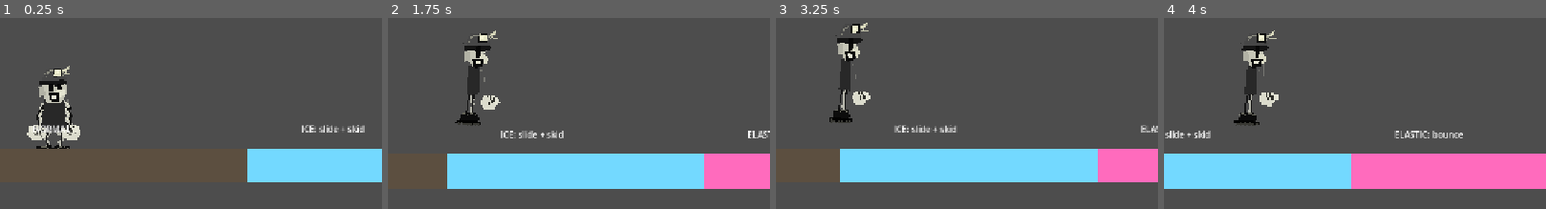
Above: before the commit, frames 1-4 (left to right).
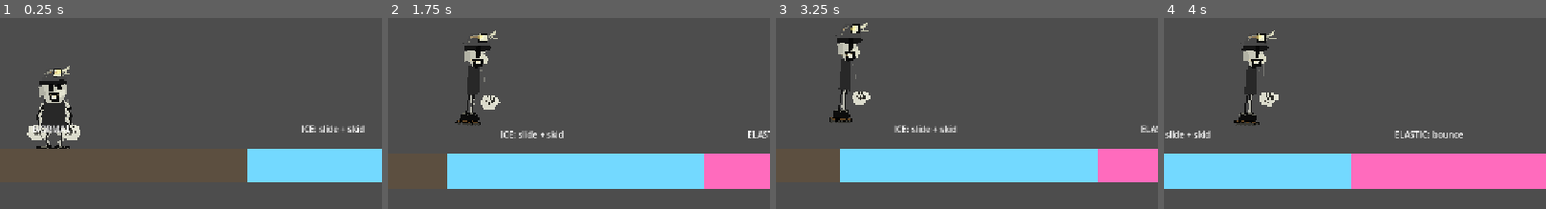
Above: after the commit, the same moments.

Repository: lseyesl/rubber-hose-animation
Game: Godot game, scene res://scenes/Main.tscn
Same seed, same stepped clock (60 frames per second), same inputs: the game is played once before the commit and once after it.
Inputs:
- Up to frame 1 (0.25 s): no input
- Up to frame 2 (1.75 s): hold D (move_right) from 0.53 s (still down); tap Space (jump) at 0.77, 1.52 s
- Up to frame 3 (3.25 s): release D (move_right) at 2.03 s; hold A (move_left) 2.03-2.78 s; hold D (move_right) from 2.78 s (still down); tap Space (jump) at 3.02 s
- Up to frame 4 (4 s): keep holding D (move_right); tap Space (jump) at 3.77 s
The pictures show only the part of the screen within x 30-80%, y 47-97%; the shares and areas given below are measured in that part.

The runs differ from the first frame. In frame 1, less than 0.1% of the frame differs, in the area x 9-20%, y 27-62%; in frame 2, less than 0.1%; in frame 3, less than 0.1%, in the area x 14-23%, y 4-54%; in frame 4, less than 0.1%.

Commit message:
Add player local decal sheet implementation
Ultraworked with [Sisyphus](https://github.com/code-yeongyu/oh-my-openagent)

Co-authored-by: Sisyphus <clio-agent@sisyphuslabs.ai>

Diff:
--- a/scenes/Player.tscn
+++ b/scenes/Player.tscn
@@ -54,6 +54,11 @@
 color = Color(0.92, 0.92, 0.82, 0.24)
 polygon = PackedVector2Array(-1, -2, 2, -1, 1, 2, -2, 1)
 
+[node name="DustFleckDecal" type="Polygon2D" parent="VisualRoot/FilmGrain"]
+position = Vector2(-4, -28)
+color = Color(0.95, 0.84, 0.46, 0.18)
+polygon = PackedVector2Array(-2, -1, 3, -2, 2, 2, -3, 1)
+
 [node name="VerticalScratch" type="Line2D" parent="VisualRoot/FilmGrain"]
 position = Vector2(26, -49)
 points = PackedVector2Array(0, 0, -1, 16, 1, 34, 0, 54)
@@ -213,6 +218,29 @@
 begin_cap_mode = 2
 end_cap_mode = 2
 
+[node name="LocalDecals" type="Node2D" parent="VisualRoot/FrontDeco"]
+
+[node name="LeftGlovePalmDecal" type="Line2D" parent="VisualRoot/FrontDeco/LocalDecals"]
+position = Vector2(-33, 32)
+points = PackedVector2Array(-9, 0, -2, 3, 5, 1, 10, 5)
+width = 1.2
+default_color = Color(0.12, 0.1, 0.08, 0.7)
+begin_cap_mode = 2
+end_cap_mode = 2
+
+[node name="RightGlovePalmDecal" type="Line2D" parent="VisualRoot/FrontDeco/LocalDecals"]
+position = Vector2(33, 32)
+points = PackedVector2Array(9, 0, 2, 3, -5, 1, -10, 5)
+width = 1.2
+default_color = Color(0.12, 0.1, 0.08, 0.7)
+begin_cap_mode = 2
+end_cap_mode = 2
+
+[node name="OverallPatchDecal" type="Polygon2D" parent="VisualRoot/FrontDeco/LocalDecals"]
+position = Vector2(5, -1)
+color = Color(0.12, 0.2, 0.34, 0.55)
+polygon = PackedVector2Array(-4, -5, 5, -4, 4, 5, -5, 4)
+
 [node name="SideDeco" type="Node2D" parent="VisualRoot"]
 visible = false
 
@@ -281,6 +309,21 @@
 color = Color(0.9, 0.9, 0.82, 1)
 polygon = PackedVector2Array(-3, -3, 3, -3, 4, 3, -4, 3)
 
+[node name="LocalDecals" type="Node2D" parent="VisualRoot/SideDeco"]
+
+[node name="SideGlovePalmDecal" type="Line2D" parent="VisualRoot/SideDeco/LocalDecals"]
+position = Vector2(38, 32)
+points = PackedVector2Array(-8, 0, -1, 3, 7, 2)
+width = 1.2
+default_color = Color(0.12, 0.1, 0.08, 0.7)
+begin_cap_mode = 2
+end_cap_mode = 2
+
+[node name="SideOverallPatchDecal" type="Polygon2D" parent="VisualRoot/SideDeco/LocalDecals"]
+position = Vector2(3, -1)
+color = Color(0.12, 0.2, 0.34, 0.55)
+polygon = PackedVector2Array(-4, -5, 5, -4, 4, 5, -5, 4)
+
 [node name="LeftArm" type="Line2D" parent="VisualRoot"]
 position = Vector2(-18, -16)
 points = PackedVector2Array(0, 0, -16, 20, -12, 42)
@@ -343,6 +386,16 @@
 begin_cap_mode = 2
 end_cap_mode = 2
 
+[node name="LocalDecals" type="Node2D" parent="VisualRoot/LeftFoot"]
+
+[node name="LeftBootTreadDecal" type="Line2D" parent="VisualRoot/LeftFoot/LocalDecals"]
+position = Vector2(-3, 7)
+points = PackedVector2Array(-14, 0, -8, 2, -2, 0, 4, 2, 11, 0)
+width = 1.4
+default_color = Color(0.46, 0.32, 0.16, 0.82)
+begin_cap_mode = 2
+end_cap_mode = 2
+
 [node name="RightFoot" type="Polygon2D" parent="VisualRoot"]
 position = Vector2(15, 64)
 color = Color(0.05, 0.05, 0.05, 1)
@@ -369,6 +422,16 @@
 begin_cap_mode = 2
 end_cap_mode = 2
 
+[node name="LocalDecals" type="Node2D" parent="VisualRoot/RightFoot"]
+
+[node name="RightBootTreadDecal" type="Line2D" parent="VisualRoot/RightFoot/LocalDecals"]
+position = Vector2(3, 7)
+points = PackedVector2Array(14, 0, 8, 2, 2, 0, -4, 2, -11, 0)
+width = 1.4
+default_color = Color(0.46, 0.32, 0.16, 0.82)
+begin_cap_mode = 2
+end_cap_mode = 2
+
 [node name="Head" type="Polygon2D" parent="VisualRoot"]
 position = Vector2(0, -39)
 color = Color(0.78, 0.78, 0.72, 1)
@@ -481,3 +544,26 @@
 position = Vector2(15, 8)
 color = Color(0.9, 0.9, 0.82, 1)
 polygon = PackedVector2Array(-5, -4, 6, -5, 7, 4, -4, 6)
+
+[node name="LocalDecals" type="Node2D" parent="VisualRoot/Head"]
+
+[node name="HeadlampGlassDecal" type="Polygon2D" parent="VisualRoot/Head/LocalDecals"]
+position = Vector2(7, -27)
+color = Color(1, 0.94, 0.48, 0.5)
+polygon = PackedVector2Array(-4, -3, 5, -4, 6, 2, -5, 3)
+
+[node name="HelmetScratchDecal" type="Line2D" parent="VisualRoot/Head/LocalDecals"]
+position = Vector2(-3, -25)
+points = PackedVector2Array(-11, 0, -4, -2, 3, -1, 10, -3)
+width = 1.1
+default_color = Color(0.78, 0.62, 0.38, 0.55)
+begin_cap_mode = 2
+end_cap_mode = 2
+
+[node name="SmileExpressionDecal" type="Line2D" parent="VisualRoot/Head/LocalDecals"]
+position = Vector2(1, 13)
+points = PackedVector2Array(-10, -3, -2, 1, 8, -2)
+width = 1.3
+default_color = Color(0.98, 0.88, 0.62, 0.45)
+begin_cap_mode = 2
+end_cap_mode = 2
--- /dev/null
+++ b/scenes/ui/PlayerItemSheet.tscn
@@ -0,0 +1,54 @@
+[gd_scene load_steps=2 format=3]
+
+[ext_resource type="Texture2D" path="res://docs/assets/player_profile.png" id="1_profile"]
+
+[node name="PlayerItemSheet" type="Node2D"]
+
+[node name="Portrait" type="Sprite2D" parent="."]
+position = Vector2(0, 0)
+texture = ExtResource("1_profile")
+region_enabled = true
+region_rect = Rect2(0, 0, 540, 760)
+scale = Vector2(0.16, 0.16)
+
+[node name="HelmetIcon" type="Sprite2D" parent="."]
+position = Vector2(96, 0)
+texture = ExtResource("1_profile")
+region_enabled = true
+region_rect = Rect2(0, 760, 220, 180)
+scale = Vector2(0.24, 0.24)
+
+[node name="GloveIcon" type="Sprite2D" parent="."]
+position = Vector2(160, 0)
+texture = ExtResource("1_profile")
+region_enabled = true
+region_rect = Rect2(220, 760, 200, 180)
+scale = Vector2(0.24, 0.24)
+
+[node name="BootIcon" type="Sprite2D" parent="."]
+position = Vector2(224, 0)
+texture = ExtResource("1_profile")
+region_enabled = true
+region_rect = Rect2(420, 760, 220, 190)
+scale = Vector2(0.24, 0.24)
+
+[node name="PickaxeIcon" type="Sprite2D" parent="."]
+position = Vector2(288, 0)
+texture = ExtResource("1_profile")
+region_enabled = true
+region_rect = Rect2(640, 760, 220, 220)
+scale = Vector2(0.22, 0.22)
+
+[node name="LanternIcon" type="Sprite2D" parent="."]
+position = Vector2(352, 0)
+texture = ExtResource("1_profile")
+region_enabled = true
+region_rect = Rect2(860, 760, 190, 220)
+scale = Vector2(0.22, 0.22)
+
+[node name="MineCartIcon" type="Sprite2D" parent="."]
+position = Vector2(432, 0)
+texture = ExtResource("1_profile")
+region_enabled = true
+region_rect = Rect2(1050, 760, 300, 220)
+scale = Vector2(0.22, 0.22)
--- /dev/null
+++ b/tests/task7_player_decal_sheet_checks.gd
@@ -0,0 +1,82 @@
+extends SceneTree
+
+var failures: Array[String] = []
+
+
+func _initialize() -> void:
+	_check_player_local_decals()
+	_check_item_sheet_scene()
+	_finish()
+
+
+func _check_player_local_decals() -> void:
+	var player_scene := load("res://scenes/Player.tscn")
+	_assert(player_scene is PackedScene, "Player.tscn should load")
+	if not player_scene is PackedScene:
+		return
+
+	var player: Node = player_scene.instantiate()
+
+	_assert(player.get_node_or_null("VisualRoot/Head/LocalDecals") is Node2D, "Head local decal container should exist")
+	_assert(player.get_node_or_null("VisualRoot/Head/LocalDecals/HeadlampGlassDecal") is Polygon2D, "Headlamp glass decal should exist")
+	_assert(player.get_node_or_null("VisualRoot/Head/LocalDecals/HelmetScratchDecal") is Line2D, "Helmet scratch decal should exist")
+	_assert(player.get_node_or_null("VisualRoot/Head/LocalDecals/SmileExpressionDecal") is Line2D, "Smile expression decal should exist")
+
+	_assert(player.get_node_or_null("VisualRoot/FrontDeco/LocalDecals") is Node2D, "FrontDeco local decal container should exist")
+	_assert(player.get_node_or_null("VisualRoot/FrontDeco/LocalDecals/LeftGlovePalmDecal") is Line2D, "Left glove palm decal should exist")
+	_assert(player.get_node_or_null("VisualRoot/FrontDeco/LocalDecals/RightGlovePalmDecal") is Line2D, "Right glove palm decal should exist")
+	_assert(player.get_node_or_null("VisualRoot/FrontDeco/LocalDecals/OverallPatchDecal") is Polygon2D, "Overall patch decal should exist")
+
+	_assert(player.get_node_or_null("VisualRoot/SideDeco/LocalDecals") is Node2D, "SideDeco local decal container should exist")
+	_assert(player.get_node_or_null("VisualRoot/SideDeco/LocalDecals/SideGlovePalmDecal") is Line2D, "Side glove palm decal should exist")
+	_assert(player.get_node_or_null("VisualRoot/SideDeco/LocalDecals/SideOverallPatchDecal") is Polygon2D, "Side overall patch decal should exist")
+
+	_assert(player.get_node_or_null("VisualRoot/LeftFoot/LocalDecals/LeftBootTreadDecal") is Line2D, "Left boot tread decal should exist")
+	_assert(player.get_node_or_null("VisualRoot/RightFoot/LocalDecals/RightBootTreadDecal") is Line2D, "Right boot tread decal should exist")
+
+	# Core procedural anchors must remain anchors, not sprites.
+	_assert(player.get_node_or_null("VisualRoot/Body") is Polygon2D, "Body should remain a procedural Polygon2D anchor")
+	_assert(player.get_node_or_null("VisualRoot/Head") is Polygon2D, "Head should remain a procedural Polygon2D anchor")
+	_assert(player.get_node_or_null("VisualRoot/LeftArm") is Line2D, "LeftArm should remain a procedural Line2D anchor")
+	_assert(player.get_node_or_null("VisualRoot/RightArm") is Line2D, "RightArm should remain a procedural Line2D anchor")
+
+	player.free()
+
+
+func _check_item_sheet_scene() -> void:
+	var sheet_scene := load("res://scenes/ui/PlayerItemSheet.tscn")
+	_assert(sheet_scene is PackedScene, "PlayerItemSheet.tscn should load")
+	if not sheet_scene is PackedScene:
+		return
+
+	var sheet: Node = sheet_scene.instantiate()
+	_assert(sheet.get_node_or_null("Portrait") is Sprite2D, "Player portrait sprite should exist")
+	_assert(sheet.get_node_or_null("HelmetIcon") is Sprite2D, "Helmet icon sprite should exist")
+	_assert(sheet.get_node_or_null("GloveIcon") is Sprite2D, "Glove icon sprite should exist")
+	_assert(sheet.get_node_or_null("BootIcon") is Sprite2D, "Boot icon sprite should exist")
+	_assert(sheet.get_node_or_null("PickaxeIcon") is Sprite2D, "Pickaxe icon sprite should exist")
+	_assert(sheet.get_node_or_null("LanternIcon") is Sprite2D, "Lantern icon sprite should exist")
+	_assert(sheet.get_node_or_null("MineCartIcon") is Sprite2D, "Mine cart icon sprite should exist")
+
+	for node_name in ["Portrait", "HelmetIcon", "GloveIcon", "BootIcon", "PickaxeIcon", "LanternIcon", "MineCartIcon"]:
+		var icon := sheet.get_node_or_null(node_name) as Sprite2D
+		if icon != null:
+			_assert(icon.texture != null, "%s should use the player profile texture" % node_name)
+			_assert(icon.region_enabled, "%s should use a sheet region" % node_name)
+
+	sheet.free()
+
+
+func _assert(condition: bool, message: String) -> void:
+	if not condition:
+		failures.append(message)
+
+
+func _finish() -> void:
+	if failures.is_empty():
+		print("Player local decal and item sheet checks passed")
+		quit(0)
+		return
+	for failure in failures:
+		printerr(failure)
+	quit(1)
